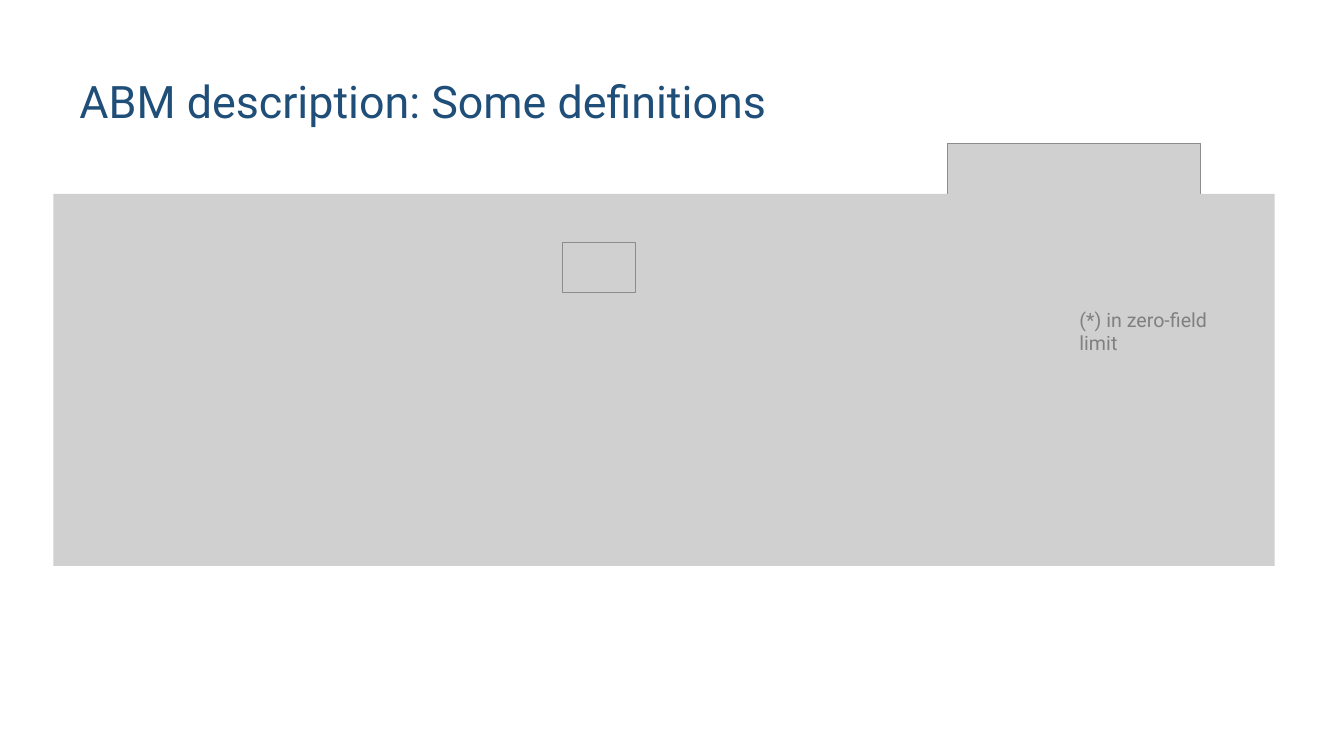
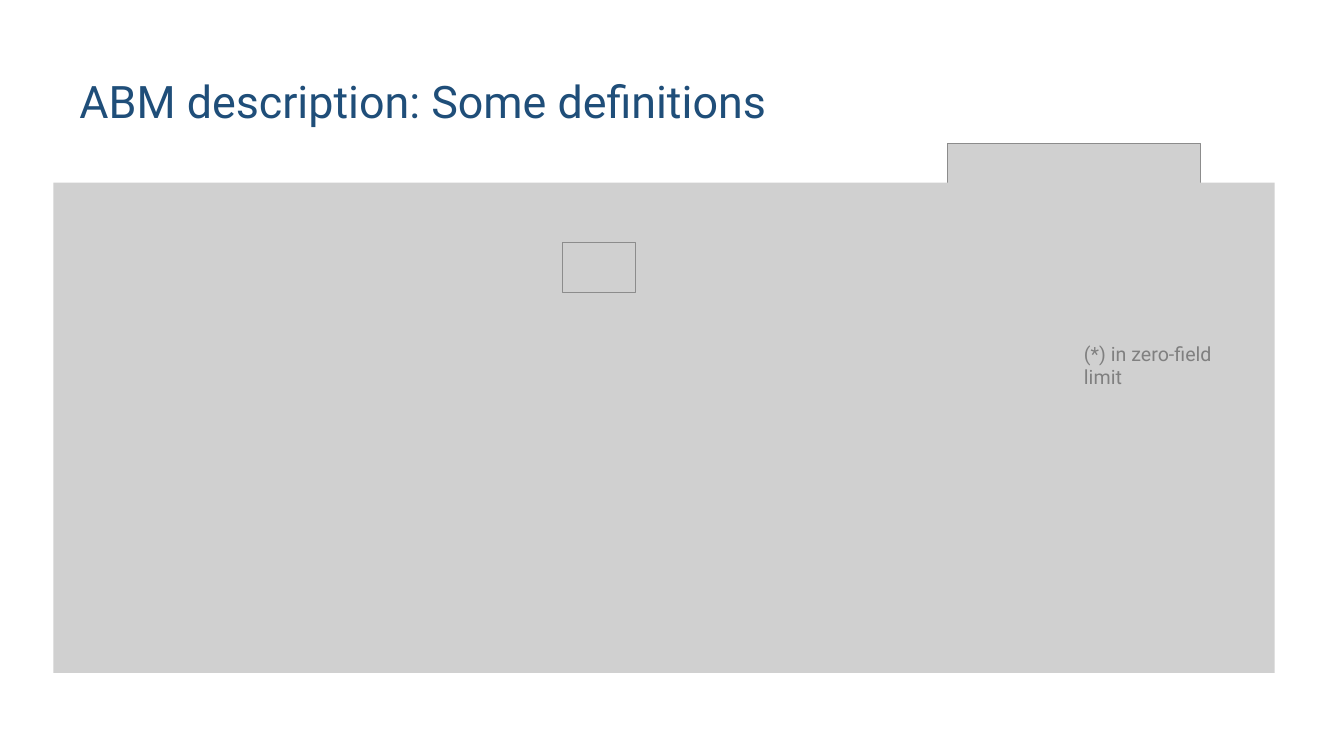
Before and after one commit to huanium/huanium, a slide deck: slide 10 of MIT_PhD/ZGS/ZGS-Sep-01-2023/BUI_ZGS_2023_Sep_01.pptx. Drawn at 1344x756 pixels with LibreOffice and Linux fonts; fonts in the diff are those of the drawing; grey boxes stand for pictures. Boxes give left, top, right and bottom in pixels: in the first picture for what was removed or moved away, otherwise in the second. Text is boxed around its words. In the diff, an @@ line names an element or a change of style, - is before the commit and + after.

```diff
--- a/MIT_PhD/ZGS/ZGS-Sep-01-2023/BUI_ZGS_2023_Sep_01.pptx
+++ b/MIT_PhD/ZGS/ZGS-Sep-01-2023/BUI_ZGS_2023_Sep_01.pptx
@@ picture: place and size @@
-picture at box(53, 194, 1275, 566)
+picture at box(53, 182, 1275, 673)
@@ text "(*) in zero-field limit": place and size @@
-text "(*) in zero-field limit" at box(1079, 312, 1207, 350)
+text "(*) in zero-field limit" at box(1084, 346, 1211, 384)
```
Also in this commit, not shown: 6 other slides changed, 10 slides added, 1 other file.
